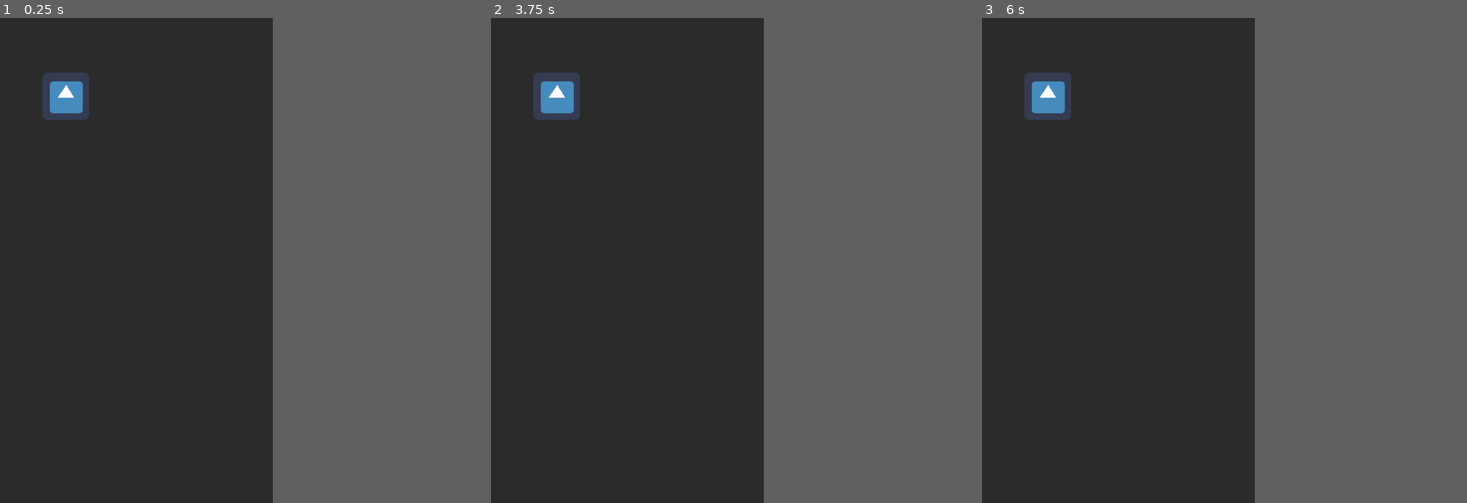
Above: before the commit, frames 1-3 (left to right).
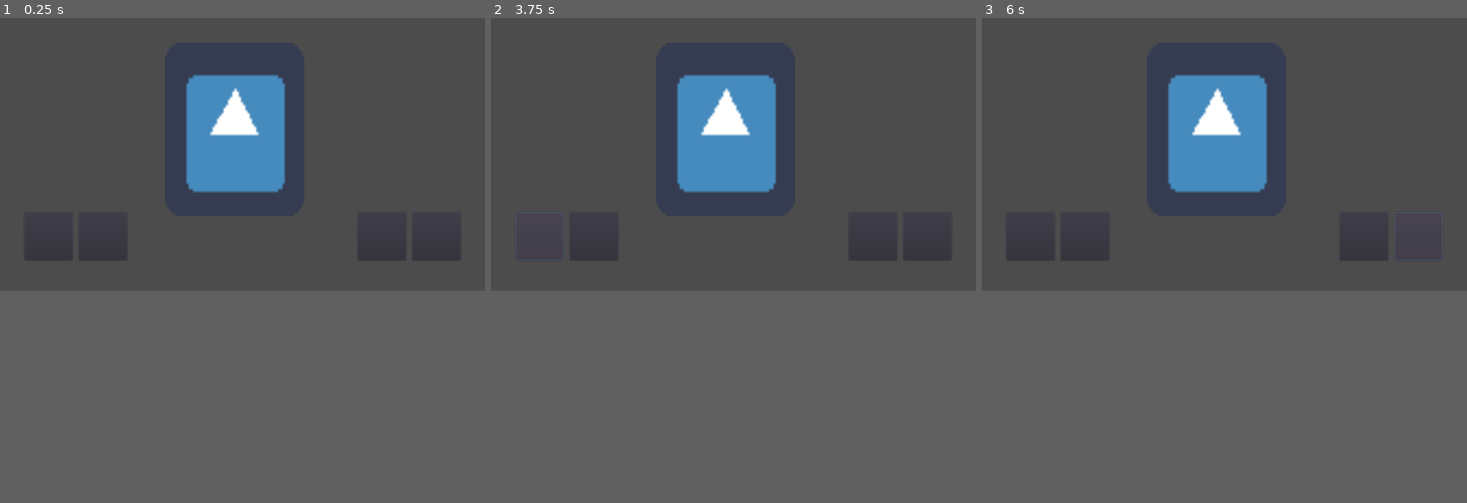
Above: after the commit, the same moments.

Repository: SmartCubs/SmartCubs
Game: Godot game, scene res://scene's/levels/letter/tutorial.tscn
Two runs of this game, one before a commit and one after it. Both use one fixed random seed, a clock stepped at 60 frames per second and the inputs below. Before the commit the project starts from res://scene's/first_sene.tscn. The engine's default icon, where the game draws it, is replaced by a stand-in: a white triangle on a blue panel in a dark square.
Inputs (mouse positions are in pixels of both pictures, inside the frame that each line leads up to):
- Up to frame 1 (0.25 s): no input
- Up to frame 2 (3.75 s): click (520, 406) at 0.52 s; click (549, 406) at 1.27 s; click (704, 406) at 2.02 s; click (738, 406) at 2.77 s; click (520, 406) at 3.52 s
- Up to frame 3 (6 s): click (1040, 406) at 4.27 s; click (1195, 406) at 5.02 s; click (1229, 406) at 5.77 s
In our replay, the window is 450x800 before the commit and 800x450 after it. These sizes can differ from the game's own. Grey fills any space a smaller window leaves; there, only what the larger window draws over its background counts as a difference.

The runs differ from the first frame. In frame 1, 31% of the frame differs, in the area x 0-59%, y 0-57%; in frame 2, 31%; in frame 3, 31%.

Commit message:
just pushing the project so i can begin the proto

Diff:
--- a/project.godot
+++ b/project.godot
@@ -11,16 +11,15 @@
 [application]
 
 config/name="SmartCubs"
-run/main_scene="res://scene's/first_sene.tscn"
+run/main_scene="res://scene's/levels/letter/tutorial.tscn"
 config/icon="res://icon.png"
 
 [display]
 
-window/size/width=720
-window/size/height=1280
-window/size/test_width=360
-window/size/test_height=640
-window/handheld/orientation="portrait"
+window/size/width=1280
+window/size/height=720
+window/size/test_width=640
+window/size/test_height=360
 window/stretch/mode="2d"
 window/stretch/aspect="expand"
 
--- /dev/null
+++ b/scene's/character/bobyCH.tscn
@@ -0,0 +1,10 @@
+[gd_scene load_steps=2 format=2]
+
+[ext_resource path="res://icon.png" type="Texture" id=1]
+
+[node name="boby" type="Node2D"]
+
+[node name="Sprite" type="Sprite" parent="."]
+position = Vector2( 64, 72 )
+scale = Vector2( 3, 3.25 )
+texture = ExtResource( 1 )
--- a/scene's/first_sene.tscn
+++ b/scene's/first_sene.tscn
@@ -16,9 +16,9 @@
 anchor_top = 0.5
 anchor_right = 0.5
 anchor_bottom = 0.5
-margin_left = -248.0
-margin_top = -496.0
-margin_right = -124.0
-margin_bottom = -371.0
+margin_left = -383.0
+margin_top = -298.0
+margin_right = -259.0
+margin_bottom = -173.0
 texture = ExtResource( 1 )
 expand = true
--- /dev/null
+++ b/scene's/levels/letter/tutorial.tscn
@@ -0,0 +1,57 @@
+[gd_scene load_steps=2 format=2]
+
+[ext_resource path="res://scene's/character/bobyCH.tscn" type="PackedScene" id=1]
+
+[node name="tutorial" type="Control"]
+anchor_right = 1.0
+anchor_bottom = 1.0
+
+[node name="boby" parent="." instance=ExtResource( 1 )]
+position = Vector2( 496, 136 )
+scale = Vector2( 1.92, 2.2 )
+
+[node name="Camera2D" type="Camera2D" parent="."]
+anchor_mode = 0
+current = true
+
+[node name="button" type="Node" parent="."]
+
+[node name="Button" type="Button" parent="button"]
+anchor_top = 0.5
+anchor_bottom = 0.5
+margin_left = 64.0
+margin_top = 152.0
+margin_right = 192.0
+margin_bottom = 280.0
+rect_min_size = Vector2( 48, 30 )
+expand_icon = true
+
+[node name="Button2" type="Button" parent="button"]
+anchor_top = 0.5
+anchor_bottom = 0.5
+margin_left = 208.0
+margin_top = 152.0
+margin_right = 336.0
+margin_bottom = 280.0
+rect_min_size = Vector2( 48, 30 )
+expand_icon = true
+
+[node name="Button3" type="Button" parent="button"]
+anchor_top = 0.5
+anchor_bottom = 0.5
+margin_left = 944.0
+margin_top = 152.0
+margin_right = 1072.0
+margin_bottom = 280.0
+rect_min_size = Vector2( 48, 30 )
+expand_icon = true
+
+[node name="Button4" type="Button" parent="button"]
+anchor_top = 0.5
+anchor_bottom = 0.5
+margin_left = 1088.0
+margin_top = 152.0
+margin_right = 1216.0
+margin_bottom = 280.0
+rect_min_size = Vector2( 48, 30 )
+expand_icon = true
--- a/scene's/levels/musicLevel.tscn
+++ /dev/null
@@ -1,45 +0,0 @@
-[gd_scene load_steps=2 format=2]
-
-[ext_resource path="res://icon.png" type="Texture" id=1]
-
-[node name="musicLevel" type="Control"]
-anchor_right = 1.0
-anchor_bottom = 1.0
-
-[node name="Sprite" type="Sprite" parent="."]
-position = Vector2( 384, 408 )
-scale = Vector2( 5.00781, 8.28906 )
-texture = ExtResource( 1 )
-
-[node name="Camera2D" type="Camera2D" parent="."]
-anchor_mode = 0
-current = true
-
-[node name="HBoxContainer" type="HBoxContainer" parent="."]
-anchor_top = 1.0
-anchor_right = 1.0
-anchor_bottom = 1.0
-margin_top = -256.0
-margin_bottom = -130.0
-alignment = 1
-
-[node name="Button" type="Button" parent="HBoxContainer"]
-margin_left = 284.0
-margin_right = 332.0
-margin_bottom = 126.0
-rect_min_size = Vector2( 48, 30 )
-expand_icon = true
-
-[node name="Button2" type="Button" parent="HBoxContainer"]
-margin_left = 336.0
-margin_right = 384.0
-margin_bottom = 126.0
-rect_min_size = Vector2( 48, 30 )
-expand_icon = true
-
-[node name="Button3" type="Button" parent="HBoxContainer"]
-margin_left = 388.0
-margin_right = 436.0
-margin_bottom = 126.0
-rect_min_size = Vector2( 48, 30 )
-expand_icon = true
